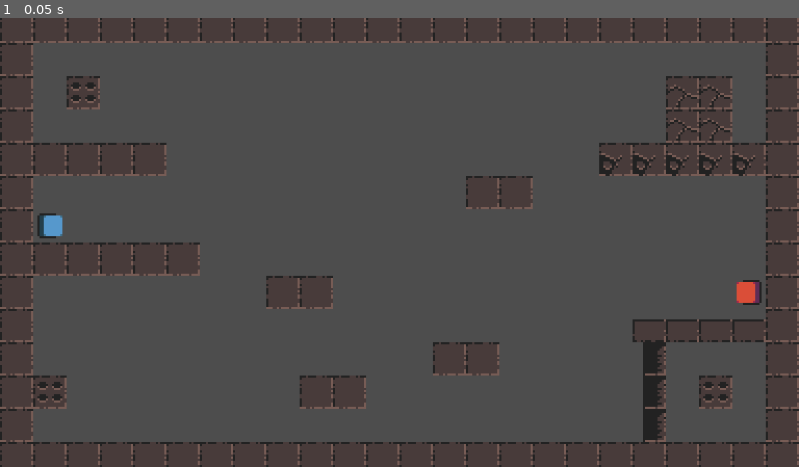
Above: before the commit, frame 1.
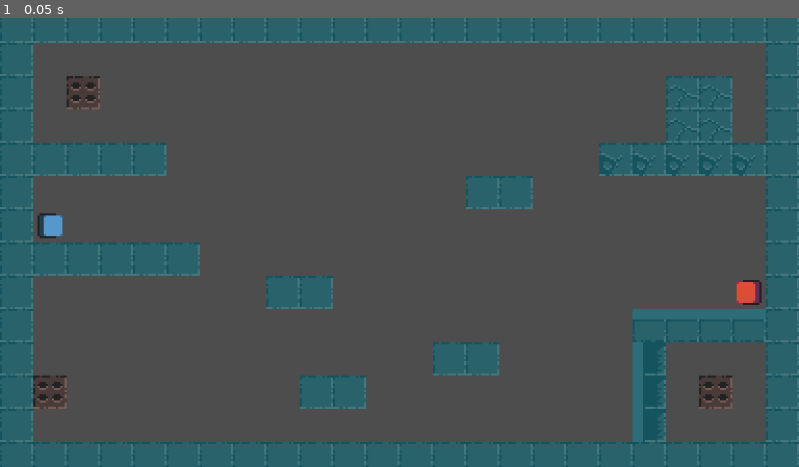
Above: after the commit, the same moment.

Repository: mrshark3959/Magnettwins-GODOT
Game: Godot game, scene res://Scenes/level6Polarity.tscn
The game is run twice, just before and just after one commit, with the same random seed, the same clock (stepped at 60 frames per second) and the same inputs.
Inputs:
- Up to frame 1 (0.05 s): no input

The runs differ from the first frame. In frame 1, 29% of the frame differs, in the area x 0-100%, y 0-100%.

Commit message:
Added boundaries to prototype
When I add real tiles they will already have boundaries

Diff:
--- a/Scenes/level6Polarity.tscn
+++ b/Scenes/level6Polarity.tscn
@@ -5,13 +5,16 @@
 [sub_resource type="TileSetAtlasSource" id="TileSetAtlasSource_k5pyc"]
 texture = ExtResource("1_ipir7")
 0:0/0 = 0
+0:0/0/physics_layer_0/polygon_0/points = PackedVector2Array(-8, -8, 8, -8, 8, 8, -8, 8)
 1:0/0 = 0
+1:0/0/physics_layer_0/polygon_0/points = PackedVector2Array(-8, -8, 8, -8, 8, 8, -8, 8)
 2:0/0 = 0
 3:0/0 = 0
 4:0/0 = 0
 5:0/0 = 0
 6:0/0 = 0
 0:1/0 = 0
+0:1/0/physics_layer_0/polygon_0/points = PackedVector2Array(-8, -8, 8, -8, 8, 8, -8, 8)
 1:1/0 = 0
 2:1/0 = 0
 3:1/0 = 0
@@ -23,27 +26,35 @@
 2:2/0 = 0
 3:2/0 = 0
 4:2/0 = 0
+4:2/0/physics_layer_0/polygon_0/points = PackedVector2Array(-8, -8, 8, -8, 8, 8, -8, 8)
 5:2/0 = 0
+5:2/0/physics_layer_0/polygon_0/points = PackedVector2Array(-8, -8, 8, -8, 8, 8, -8, 8)
 6:2/0 = 0
 0:3/0 = 0
 1:3/0 = 0
 2:3/0 = 0
 3:3/0 = 0
 4:3/0 = 0
+4:3/0/physics_layer_0/polygon_0/points = PackedVector2Array(-8, -8, 8, -8, 8, 8, -8, 8)
 5:3/0 = 0
+5:3/0/physics_layer_0/polygon_0/points = PackedVector2Array(-8, -8, 8, -8, 8, 8, -8, 8)
 6:3/0 = 0
 0:4/0 = 0
 1:4/0 = 0
 2:4/0 = 0
 3:4/0 = 0
 4:4/0 = 0
+4:4/0/physics_layer_0/polygon_0/points = PackedVector2Array(-8, -8, 8, -8, 8, 8, -8, 8)
 5:4/0 = 0
+5:4/0/physics_layer_0/polygon_0/points = PackedVector2Array(-8, -8, 8, -8, 8, 8, -8, 8)
 0:5/0 = 0
 1:5/0 = 0
 2:5/0 = 0
 3:5/0 = 0
 4:5/0 = 0
+4:5/0/physics_layer_0/polygon_0/points = PackedVector2Array(-8, -8, 8, -8, 8, 8, -8, 8)
 5:5/0 = 0
+5:5/0/physics_layer_0/polygon_0/points = PackedVector2Array(-8, -8, 8, -8, 8, 8, -8, 8)
 0:6/0 = 0
 1:6/0 = 0
 2:6/0 = 0
